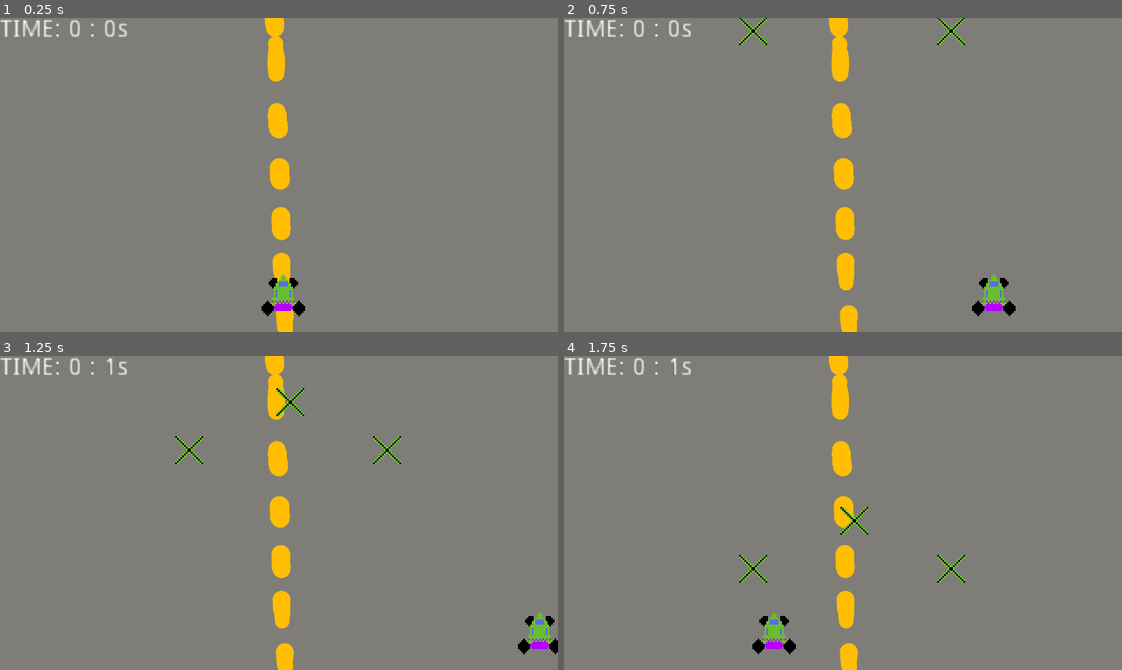
Above: before the commit, frames 1-4 (two rows, left to right).
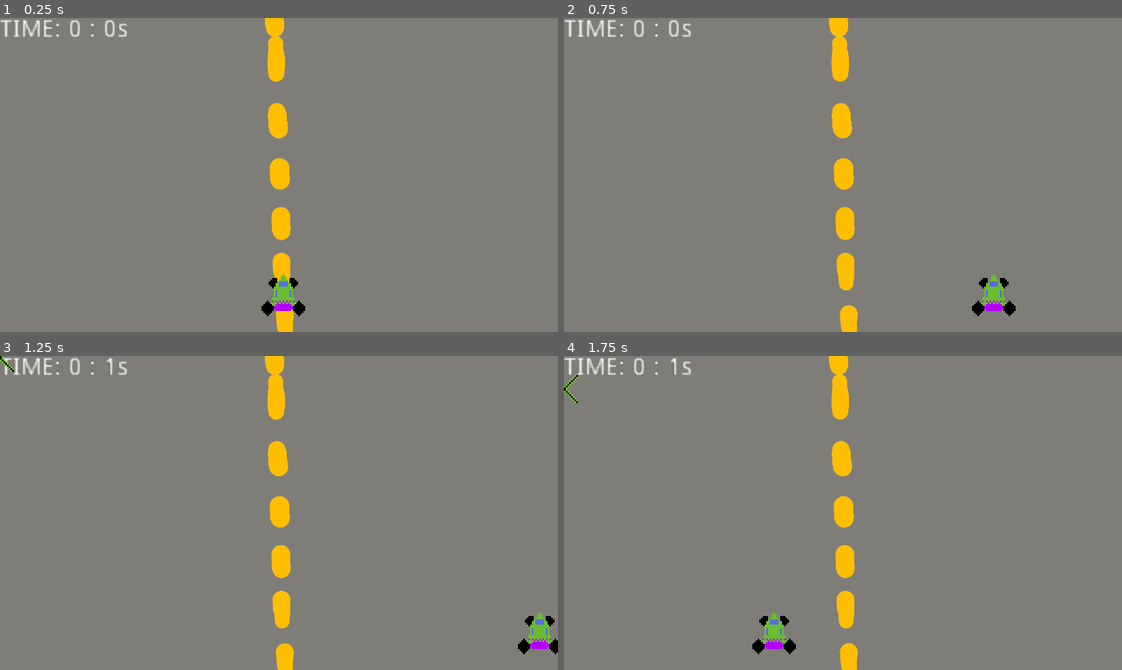
Above: after the commit, the same moments.

Repository: SzymanskiFilip/Racing2D-Godot
Game: Godot game, scene res://Scenes/GameScene.tscn
Same seed, same stepped clock (60 frames per second), same inputs: the game is played once before the commit and once after it.
Inputs:
- Up to frame 1 (0.25 s): no input
- Up to frame 2 (0.75 s): tap Enter at 0.5 s; hold Right (ui_right) from 0.53 s (still down)
- Up to frame 3 (1.25 s): keep holding Right (ui_right)
- Up to frame 4 (1.75 s): release Right (ui_right) at 1.28 s; hold Left (ui_left) from 1.28 s (still down)

Frame 1 is identical in both runs. In frame 2, 0.3% of the frame differs, in the area x 31-72%, y 0-9%; in frame 3, 0.5%; in frame 4, 0.5%, in the area x 0-72%, y 6-73%.

Commit message:
added timer node that signals every second

Diff:
--- a/Scenes/GameScene.tscn
+++ b/Scenes/GameScene.tscn
@@ -1,10 +1,9 @@
-[gd_scene load_steps=6 format=2]
+[gd_scene load_steps=5 format=2]
 
 [ext_resource path="res://Scenes/Map.tscn" type="PackedScene" id=1]
 [ext_resource path="res://Scenes/Car.tscn" type="PackedScene" id=2]
 [ext_resource path="res://Scenes/TimerText.tscn" type="PackedScene" id=3]
 [ext_resource path="res://Scenes/GameScene.gd" type="Script" id=4]
-[ext_resource path="res://Scenes/Obstacle.tscn" type="PackedScene" id=5]
 
 [node name="GameScene" type="Node2D"]
 script = ExtResource( 4 )
@@ -16,11 +15,8 @@
 
 [node name="TimerText" parent="." instance=ExtResource( 3 )]
 
-[node name="Obstacle" parent="." instance=ExtResource( 5 )]
-position = Vector2( 108.69, -18.7089 )
+[node name="Timer" type="Timer" parent="."]
+wait_time = 1.109
+autostart = true
 
-[node name="Obstacle2" parent="." instance=ExtResource( 5 )]
-position = Vector2( 166.598, -45.8813 )
-
-[node name="Obstacle3" parent="." instance=ExtResource( 5 )]
-position = Vector2( 221.834, -18.7089 )
+[connection signal="timeout" from="Timer" to="." method="_on_Timer_timeout"]
